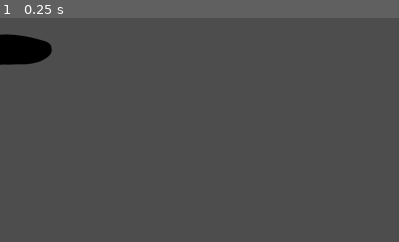
Above: before the commit, frame 1.
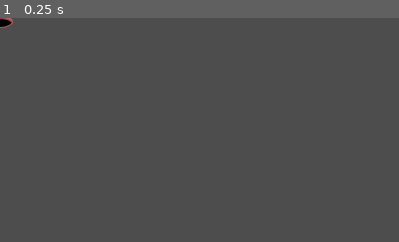
Above: after the commit, the same moment.

Repository: wpuerner/inferno
Game: Godot game, scene res://scenes/environment/hole/hole.tscn
The game is run twice, just before and just after one commit, with the same random seed, the same clock (stepped at 60 frames per second) and the same inputs. This scene is started directly instead of the project's main scene.
Inputs:
- Up to frame 1 (0.25 s): no input
The pictures show only the part of the screen within x 0-50%, y 0-50%; the shares and areas given below are measured in that part.

The runs differ from the first frame. In frame 1, 1.6% of the frame differs, in the area x 0-14%, y 0-21%.

Commit message:
update hole sprite with animation

Diff:
--- a/scenes/environment/hole/hole.tscn
+++ b/scenes/environment/hole/hole.tscn
@@ -7,23 +7,62 @@
 
 @onready var event_bus: Node = get_node(\"/root/EventBus\")
 
+func _ready():
+	$AnimatedSprite2D.play()
+
 func _on_body_entered(_body):
 	event_bus.call_deferred(\"clear_level\")
 	queue_free()
 "
 
+[sub_resource type="AtlasTexture" id="AtlasTexture_6yvsi"]
+atlas = ExtResource("1_8vs7m")
+region = Rect2(0, 0, 64, 64)
+
+[sub_resource type="AtlasTexture" id="AtlasTexture_mgd34"]
+atlas = ExtResource("1_8vs7m")
+region = Rect2(64, 0, 64, 64)
+
+[sub_resource type="AtlasTexture" id="AtlasTexture_gwx5q"]
+atlas = ExtResource("1_8vs7m")
+region = Rect2(128, 0, 64, 64)
+
+[sub_resource type="AtlasTexture" id="AtlasTexture_bii4c"]
+atlas = ExtResource("1_8vs7m")
+region = Rect2(192, 0, 64, 64)
+
+[sub_resource type="SpriteFrames" id="SpriteFrames_ofkki"]
+animations = [{
+"frames": [{
+"duration": 1.0,
+"texture": SubResource("AtlasTexture_6yvsi")
+}, {
+"duration": 1.0,
+"texture": SubResource("AtlasTexture_mgd34")
+}, {
+"duration": 1.0,
+"texture": SubResource("AtlasTexture_gwx5q")
+}, {
+"duration": 1.0,
+"texture": SubResource("AtlasTexture_bii4c")
+}],
+"loop": false,
+"name": &"default",
+"speed": 12.0
+}]
+
 [sub_resource type="CapsuleShape2D" id="CapsuleShape2D_nlr4s"]
-radius = 31.0
-height = 234.0
+radius = 11.0
+height = 54.0
 
 [node name="Hole" type="Area2D"]
 script = SubResource("GDScript_8iaq7")
 
-[node name="Sprite2D" type="Sprite2D" parent="."]
-texture = ExtResource("1_8vs7m")
+[node name="AnimatedSprite2D" type="AnimatedSprite2D" parent="."]
+sprite_frames = SubResource("SpriteFrames_ofkki")
 
 [node name="CollisionShape2D" type="CollisionShape2D" parent="."]
-position = Vector2(0, 74)
+position = Vector2(0, 9)
 rotation = -1.5708
 shape = SubResource("CapsuleShape2D_nlr4s")
 
Binary file added: scenes/environment/hole/hole.aseprite
Binary file changed: scenes/environment/hole/hole.png
Not shown: 1 places in scenes/environment/hole/hole.tscn that only renumber resources
